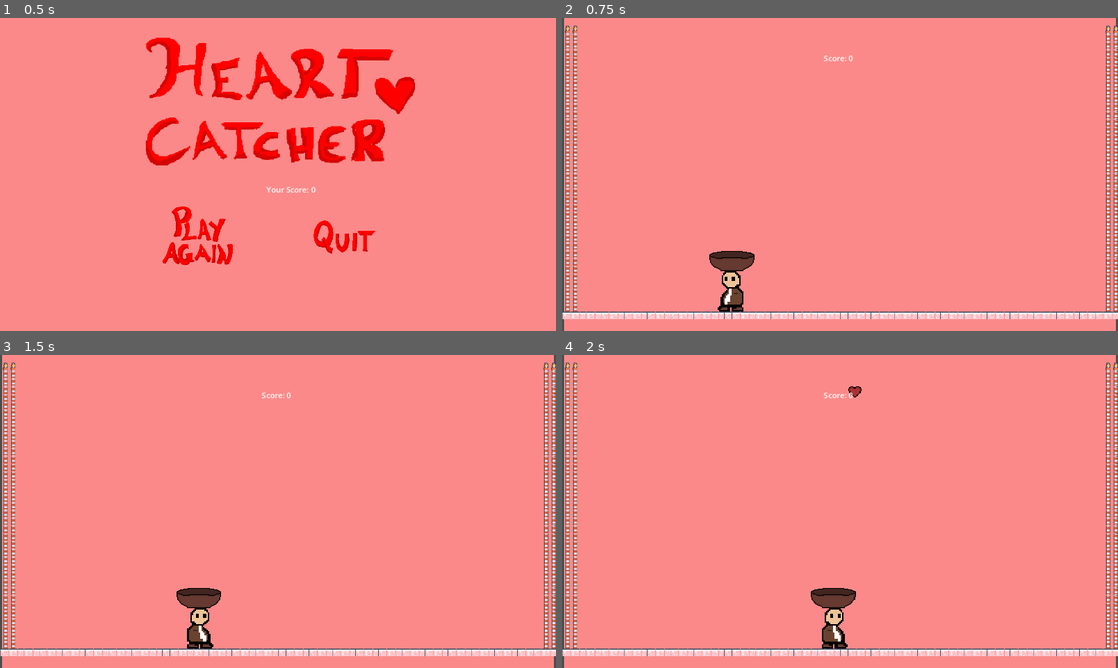
Above: before the commit, frames 1-4 (two rows, left to right).
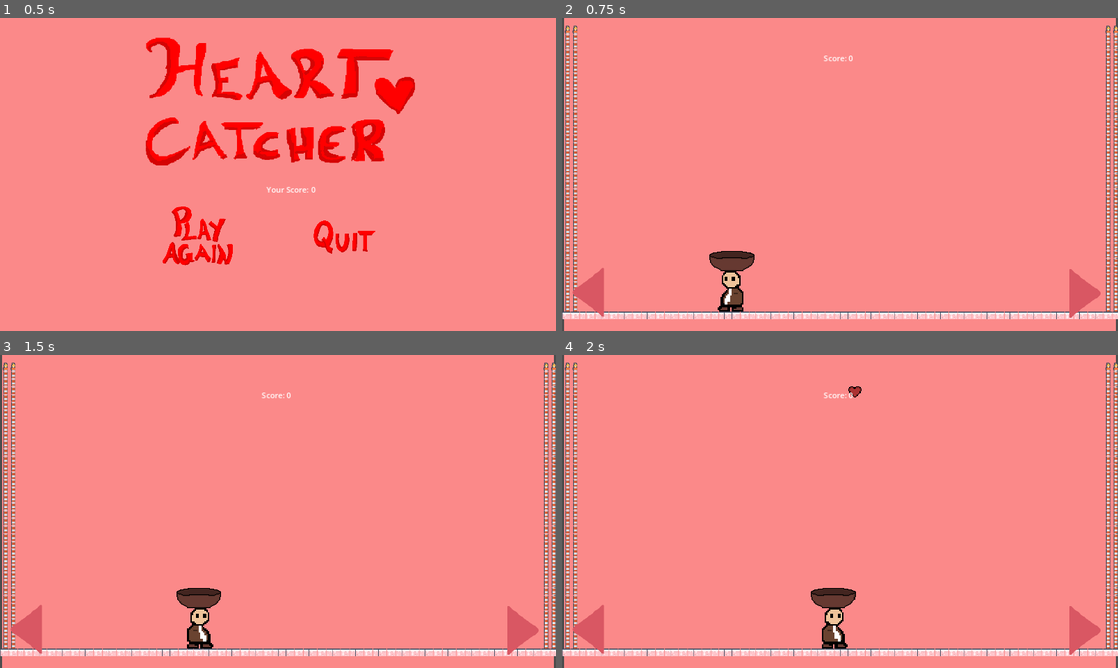
Above: after the commit, the same moments.

Repository: akhlex/Valentine-Game
Game: Godot game, scene res://scenes/game_over.tscn
Same seed, same stepped clock (60 frames per second), same inputs: the game is played once before the commit and once after it. This scene is started directly instead of the project's main scene.
Inputs (mouse positions are in pixels of both pictures, inside the frame that each line leads up to):
- Up to frame 1 (0.5 s): no input
- Up to frame 2 (0.75 s): click (762, 240) at 0.5 s
- Up to frame 3 (1.5 s): tap Enter at 1.25 s; hold D (right) from 1.28 s (still down)
- Up to frame 4 (2 s): keep holding D (right)

Frame 1 is identical in both runs. In frame 2, 0.9% of the frame differs, in the area x 1-97%, y 79-96%; in frame 3, 0.9%; in frame 4, 0.9%.

Commit message:
fixed score reset on play again

Diff:
--- a/project.godot
+++ b/project.godot
@@ -40,6 +40,10 @@
 ]
 }
 
+[input_devices]
+
+pointing/emulate_touch_from_mouse=true
+
 [rendering]
 
 renderer/rendering_method="gl_compatibility"
--- a/scenes/game_over.gd
+++ b/scenes/game_over.gd
@@ -6,6 +6,7 @@
 
 
 func _on_play_again_button_pressed():
+	Global.score = 0
 	get_tree().change_scene_to_file("res://scenes/main.tscn")
 
 
--- a/scenes/main.tscn
+++ b/scenes/main.tscn
@@ -6,6 +6,7 @@
 [ext_resource type="Texture2D" uid="uid://dy4eyr605a7bk" path="res://assets/art/tilemap.png" id="3_goiig"]
 [ext_resource type="PackedScene" uid="uid://djk08fnuureif" path="res://scenes/score.tscn" id="5_uwrnn"]
 [ext_resource type="AudioStream" uid="uid://c8bodwf4twsxb" path="res://assets/sound/Legend of Zelda_ Skyward Sword - Romance Theme (Variation 1) [xrVPxmdGYw4].mp3" id="6_b1jns"]
+[ext_resource type="PackedScene" uid="uid://i4a4fimbvh7o" path="res://scenes/mobile_controls.tscn" id="7_2qxa5"]
 
 [sub_resource type="TileSetAtlasSource" id="TileSetAtlasSource_o8g2s"]
 texture = ExtResource("3_goiig")
@@ -497,5 +498,7 @@
 [node name="GameMusic" type="AudioStreamPlayer2D" parent="."]
 stream = ExtResource("6_b1jns")
 
+[node name="MobileControls" parent="." instance=ExtResource("7_2qxa5")]
+
 [connection signal="timeout" from="HeartTimer" to="." method="_on_heart_timer_timeout"]
 [connection signal="timeout" from="GameTimer" to="." method="_on_game_timer_timeout"]
--- /dev/null
+++ b/scenes/mobile_controls.tscn
@@ -0,0 +1,18 @@
+[gd_scene load_steps=3 format=3 uid="uid://i4a4fimbvh7o"]
+
+[ext_resource type="Texture2D" uid="uid://21sfix8gd20c" path="res://assets/art/LeftButton.png" id="1_glhwa"]
+[ext_resource type="Texture2D" uid="uid://xuwoaopfqll2" path="res://assets/art/RightButton.png" id="2_6bp7s"]
+
+[node name="MobileControls" type="CanvasLayer"]
+
+[node name="MoveLeft" type="TouchScreenButton" parent="."]
+position = Vector2(-8, 496)
+scale = Vector2(0.72, 0.72)
+texture_normal = ExtResource("1_glhwa")
+action = "left"
+
+[node name="MoveRight" type="TouchScreenButton" parent="."]
+position = Vector2(1000, 496)
+scale = Vector2(0.72, 0.72)
+texture_normal = ExtResource("2_6bp7s")
+action = "right"
Binary file added: assets/art/LeftButton.png
Not shown, added: assets/art/LeftButton.png.import
Binary file added: assets/art/RightButton.png
Not shown, added: assets/art/RightButton.png.import
Not shown: 1 places in scenes/main.tscn that only renumber resources
